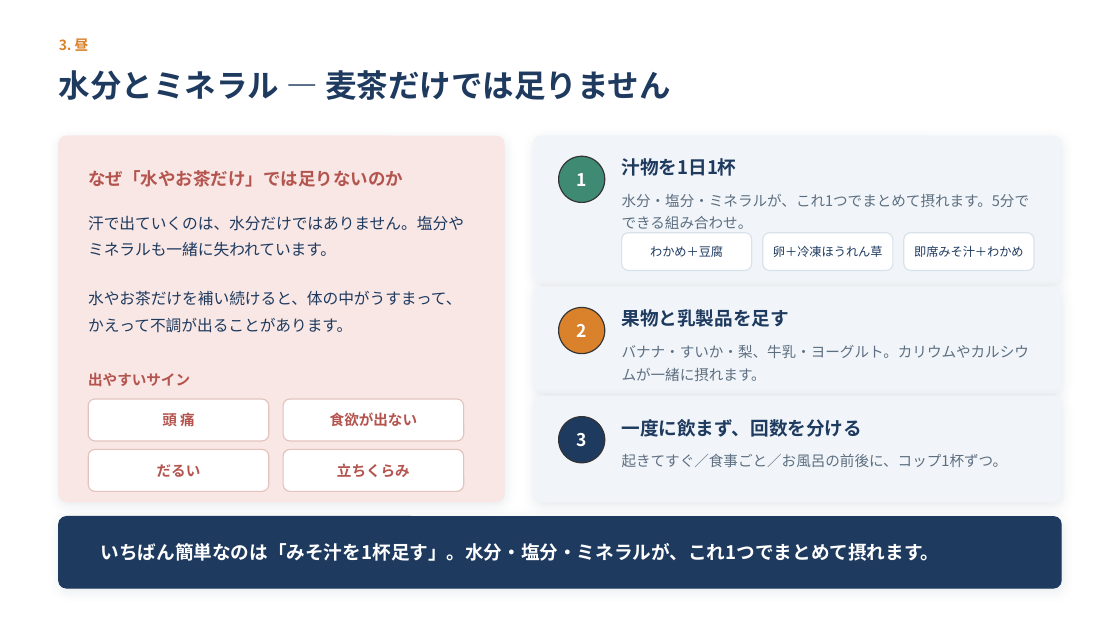
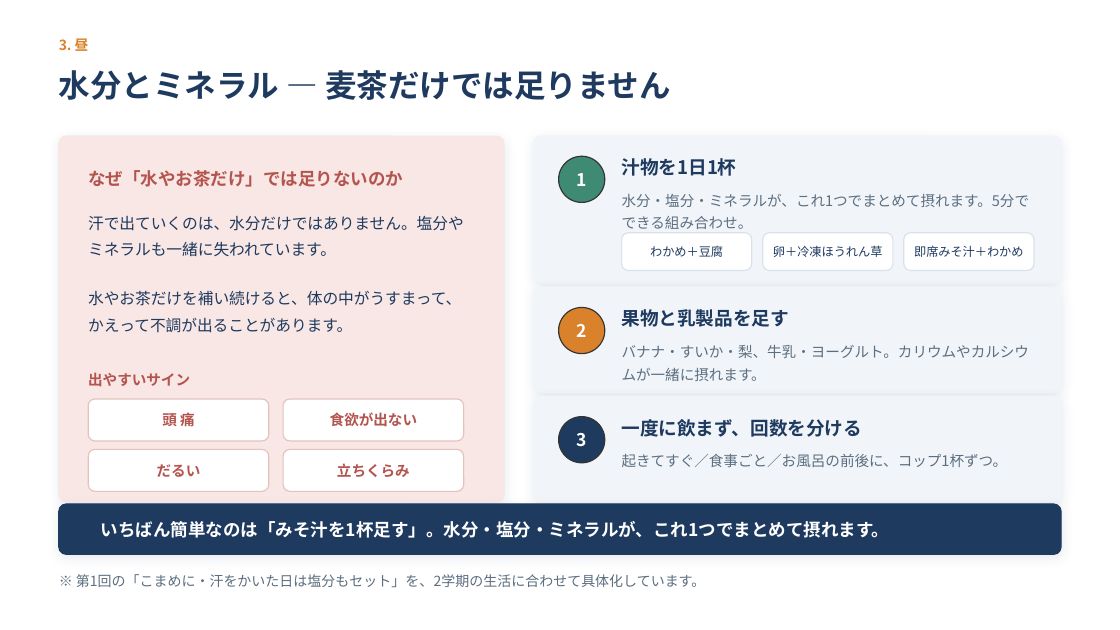
Before and after one commit to xxhmannasuimhxx/-, a slide deck: slide 20 of 夏休みの終わり_第2回_食と生活リズムの整え方.pptx. Drawn at 1120x630 pixels with LibreOffice and Linux fonts; fonts in the diff are those of the drawing. Boxes give left, top, right and bottom in pixels: in the first picture for what was removed or moved away, otherwise in the second. Text is boxed around its words. In the diff, an @@ line names an element or a change of style, - is before the commit and + after.

```diff
--- a/夏休みの終わり_第2回_食と生活リズムの整え方.pptx
+++ b/夏休みの終わり_第2回_食と生活リズムの整え方.pptx
@@ rounded rectangle: place and size @@
-rounded rectangle at box(59, 517, 1061, 588)
+rounded rectangle at box(59, 504, 1061, 555)
@@ rounded rectangle at box(59, 504, 1061, 555): proportions changed @@
@@ text "いちばん簡単なのは「みそ汁を1杯足す」。水分・塩分・ミネラルが、これ1つでまとめて摂れます。": place and size @@
-text "いちばん簡単なのは「みそ汁を1杯足す」。水分・塩分・ミネラルが、これ1つでまとめて摂れます。" at box(101, 543, 940, 561)
+text "いちばん簡単なのは「みそ汁を1杯足す」。水分・塩分・ミネラルが、これ1つでまとめて摂れます。" at box(101, 521, 889, 538)
@@ text "いちばん簡単なのは「みそ汁を1杯足す」。水分・塩分・ミネラルが、これ1つでまとめて摂れます。" at box(101, 521, 889, 538): size 16 to 15 pt @@
@@ text added at box(76, 574, 705, 587), 12 pt, text #5C6E80 @@
+※ 第1回の「こまめに・汗をかいた日は塩分もセット」を、2学期の生活に合わせて具体化しています。
```
Also in this commit, not shown: 1 other slide changed, 2 slides added, 4 slides removed, 1 other file.
